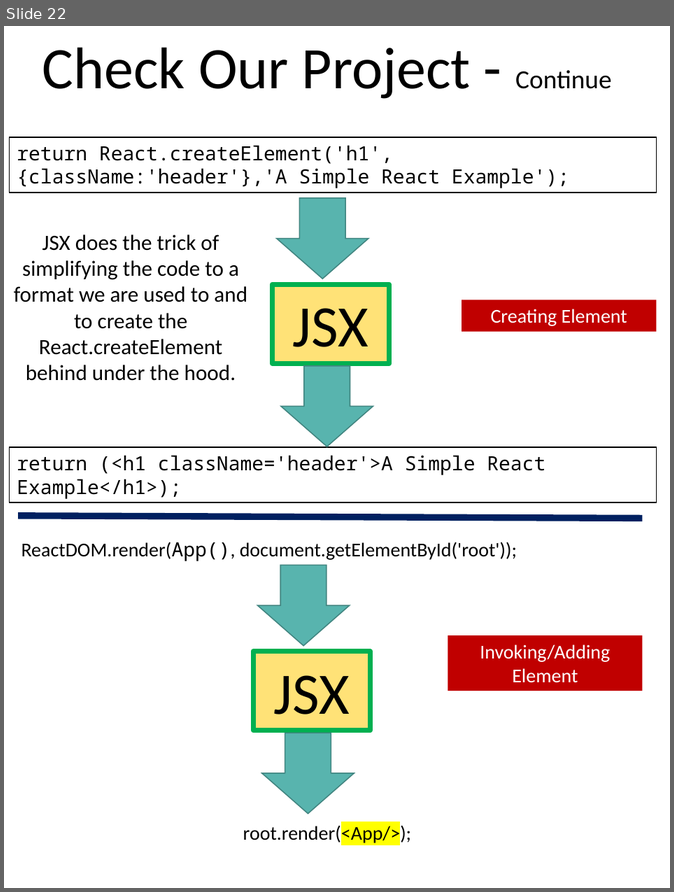
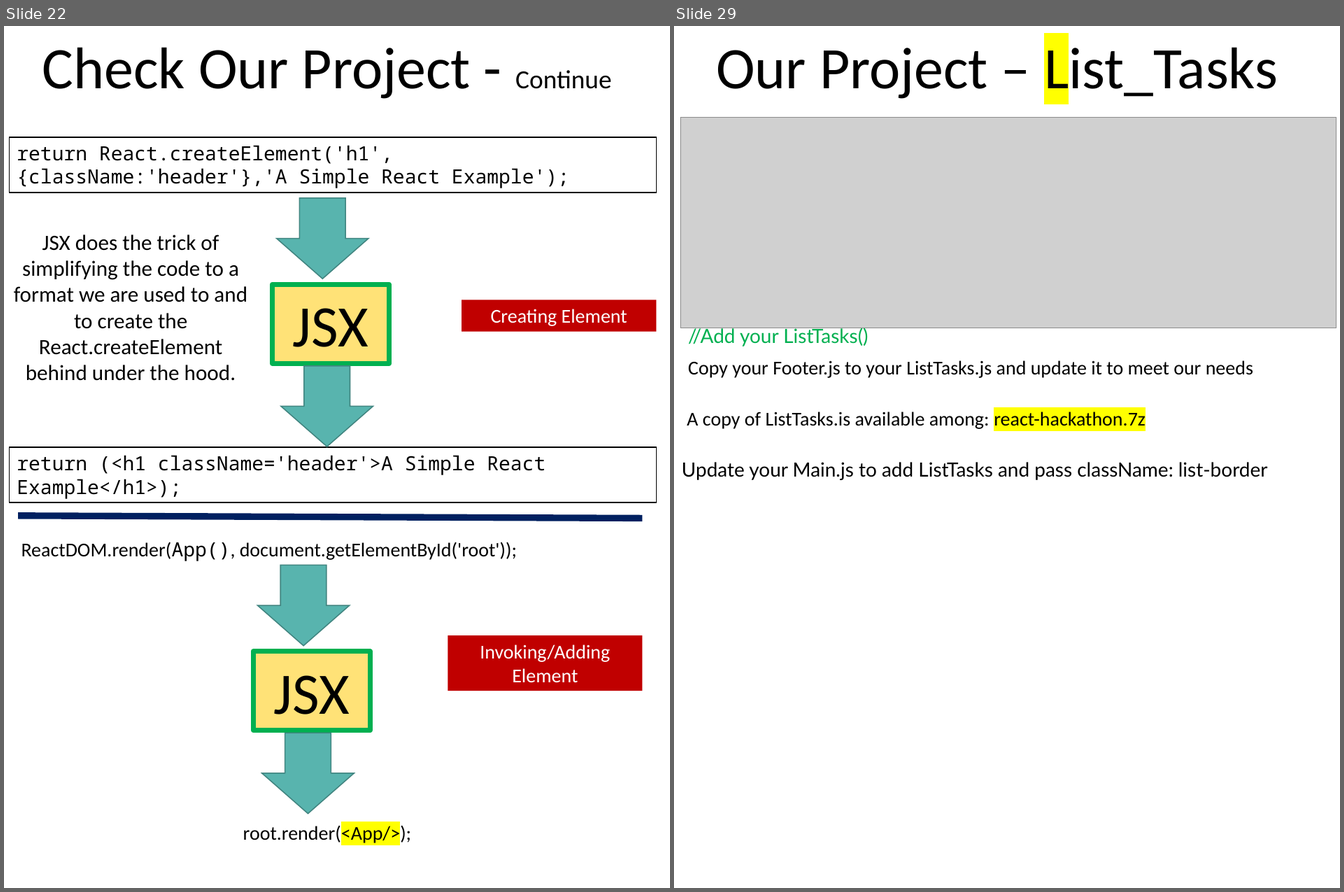
Before and after one commit to scorpion0511/mytracker, a slide deck: doc/React.pptx. Shown side by side, each under a label of ours: slide 22 before the commit, slides 22 and 29 after it; the slides between them are not shown. The pictures are 674x892 and 1344x892 pixels, drawn with LibreOffice and Linux fonts; fonts in the diff are those of the drawing; grey boxes stand for pictures. Boxes give left, top, right and bottom in pixels: in the first picture for what was removed or moved away, otherwise in the second. Text is boxed around its words. In the diff, an @@ line names an element or a change of style, - is before the commit and + after.

```diff
--- a/doc/React.pptx
+++ b/doc/React.pptx
@@ slide 29 added at bbox=[674, 26, 1340, 888], background #FFFFFF @@
@@ text added at bbox=[716, 40, 1278, 102], 54 pt, text #000000 @@
+Our Project – List_Tasks
@@ picture added at bbox=[680, 117, 1336, 328] @@
@@ text added at bbox=[688, 326, 868, 347], 18 pt, text #00B050 @@
+//Add your ListTasks()
@@ text added at bbox=[688, 361, 1254, 378], 18 pt, text #000000 @@
+Copy your Footer.js to your ListTasks.js and update it to meet our needs
@@ text added at bbox=[687, 412, 1146, 429], 18 pt, text #000000 @@
+A copy of ListTasks.is available among: react-hackathon.7z
@@ text added at bbox=[682, 462, 1268, 480], 18 pt, text #000000 @@
+Update your Main.js to add ListTasks and pass className: list-border
```
Also in this commit, not shown: 6 slides changed, 3 other slides added, 4 slides removed.
